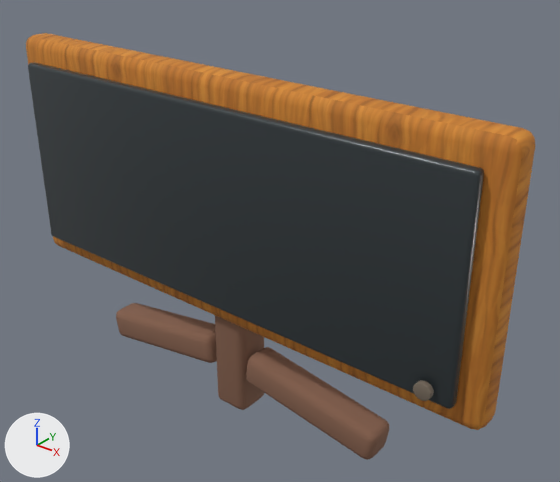
The Blender file assets-source/blender/slim-tv.blend, before and after one commit.
Before and after are seen from a camera (50 mm lens) standing at (1.005, -1.091, 1.093) and looking at (0.08, 0.066, 0.376). The axes (+X, +Y, +Z) are drawn at lower left. The lights are the same throughout. The older version comes first.

Names of what the first picture shows: 'tv_control_button', 'tv_dark_screen', 'tv_easel_foot', 'tv_easel_foot.001', 'tv_easel_post', 'tv_warm_frame'.
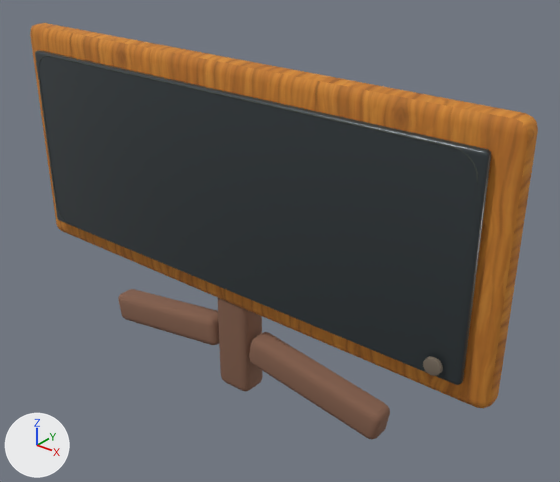
Where the newer file only moved an object's origin or applied its transform, the numbers keep the older frame.

Changed parts and their boxes [x1, y1, x2, y2] in the pictures (560 x 482 px):
'tv_dark_screen', rescaled: before [28, 62, 484, 409]; after [35, 50, 491, 385]
'tv_warm_frame', rescaled: before [26, 33, 535, 430]; after [30, 23, 538, 408]
'tv_easel_foot.001', moved, rescaled: before [246, 347, 389, 460]; after [249, 332, 390, 439]
'tv_easel_foot', moved, rescaled (7% shorter): before [116, 303, 217, 363]; after [118, 289, 219, 345]
'tv_easel_post', moved, rescaled (8% narrower): before [215, 316, 264, 410]; after [218, 298, 263, 392]
'screen_inner_bezel', added: after [38, 56, 478, 376]
'tv_control_button', moved, rescaled: before [413, 380, 434, 401]; after [423, 356, 443, 376]

Patch to the scene script:
```diff
--- a/assets-source/blender/slim-tv.blend.py
+++ b/assets-source/blender/slim-tv.blend.py
@@ me_cube_151 @@
-me_cube_151.from_pydata(...)  # 96 vertices, 98 faces; spans x -0.61..0.61, y -0.038..0.038, z -0.274..0.274
+me_cube_151.from_pydata(...)  # 96 vertices, 98 faces; spans x -0.61..0.61, y -0.021..0.035, z 0.229..0.76
+# me_cube_151 part 1: the whole mesh is scaled about its middle by (1, 0.738, 0.971), then moved by (0.0, 0.007, 0.494)
 me_cube_151.materials.append(mat_wood_honey_textured)
@@ me_cube_152 @@
-me_cube_152.from_pydata(...)  # 96 vertices, 98 faces; spans x -0.561..0.561, y -0.013..0.013, z -0.22..0.22
+me_cube_152.from_pydata(...)  # 96 vertices, 98 faces; spans x -0.561..0.561, y -0.041..-0.022, z 0.28..0.708
+# me_cube_152 part 2: the whole mesh is scaled about its middle by (1, 0.738, 0.971), then moved by (0.0, -0.031, 0.494)
 me_cube_152.materials.append(mat_television_screen)
@@ me_cube_153 @@
-me_cube_153.from_pydata(...)  # 96 vertices, 98 faces; spans x -0.045..0.045, y -0.045..0.045, z -0.274..0.274
+me_cube_153.from_pydata(...)  # 96 vertices, 98 faces; spans x -0.045..0.045, y -0.011..0.055, z 0.0..0.531
+# me_cube_153 part 3: the whole mesh is scaled about its middle by (1, 0.738, 0.971), then moved by (0.0, 0.022, 0.266)
 me_cube_153.materials.append(mat_wood_dark)
@@ me_cube_154 @@
 # used by ob_tv_easel_foot; location = (-0.22, 0.01, 0.06); rotation_euler = (0.0, -0.16, 0.0), in degrees (0, -9.2, 0)
-me_cube_154.from_pydata(...)  # 96 vertices, 98 faces; spans x -0.171..0.171, y -0.038..0.038, z -0.038..0.038
+me_cube_154.from_pydata(...)  # 96 vertices, 98 faces; spans x -0.164..0.178, y -0.023..0.032, z 0.005..0.079
+# me_cube_154 part 4: the whole mesh is scaled about its middle by (0.999, 0.738, 0.972), then moved by (0.007, 0.004, 0.042)
 me_cube_154.materials.append(mat_wood_dark)
@@ me_cube_155 @@
 # used by ob_tv_easel_foot_001; location = (0.22, 0.01, 0.06); rotation_euler = (0.0, 0.16, 0.0), in degrees (0, 9.2, 0)
-me_cube_155.from_pydata(...)  # 96 vertices, 98 faces; spans x -0.171..0.171, y -0.038..0.038, z -0.038..0.038
+me_cube_155.from_pydata(...)  # 96 vertices, 98 faces; spans x -0.178..0.164, y -0.023..0.032, z 0.005..0.079
+# me_cube_155 part 5: the whole mesh is scaled about its middle by (0.999, 0.738, 0.972), then moved by (-0.007, 0.004, 0.042)
 me_cube_155.materials.append(mat_wood_dark)
@@ me_cone_015 @@
 # used by ob_tv_control_button; location = (0.512, -0.078, 0.274); rotation_euler = (1.571, 0.0, 0.0), in degrees (90, 0, 0)
-me_cone_015.from_pydata(...)  # 140 vertices, 132 faces; spans x -0.0171..0.0171, y -0.0177..0.0177, z -0.006..0.006
+me_cone_015.from_pydata(...)  # 140 vertices, 132 faces; spans x -0.0171..0.0171, y 0.0191..0.0535, z -0.0319..-0.023
+# me_cone_015 part 6: the whole mesh is scaled about its middle by (1, 0.971, 0.738), then moved by (0.0, 0.0363, -0.0274)
 me_cone_015.materials.append(mat_aged_bronze)
@@ ob_tv_warm_frame @@
 ob_tv_warm_frame = bpy.data.objects.new('tv_warm_frame', me_cube_151)
-ob_tv_warm_frame.location = (0.0, 0.0, 0.464)
+ob_tv_warm_frame.location = (0.0, 0.0, 0.0)
@@ ob_tv_dark_screen @@
 ob_tv_dark_screen = bpy.data.objects.new('tv_dark_screen', me_cube_152)
-ob_tv_dark_screen.location = (0.0, -0.052, 0.464)
+ob_tv_dark_screen.location = (0.0, 0.0, 0.0)
@@ ob_tv_easel_post @@
 ob_tv_easel_post = bpy.data.objects.new('tv_easel_post', me_cube_153)
-ob_tv_easel_post.location = (0.0, 0.02, 0.228)
+ob_tv_easel_post.location = (0.0, 0.0, 0.0)
@@ ob_screen_inner_bezel @@
+ob_screen_inner_bezel = bpy.data.objects.new('screen_inner_bezel', me_screen_inner_bezel)  # 150 vertices, 146 faces; spans x -0.551..0.551, y -0.042..-0.04, z 0.284..0.705; in mat_recess_shadow_detail (dark grey #424844)
+ob_screen_inner_bezel.location = (0.0, 0.0, 0.0)
```
